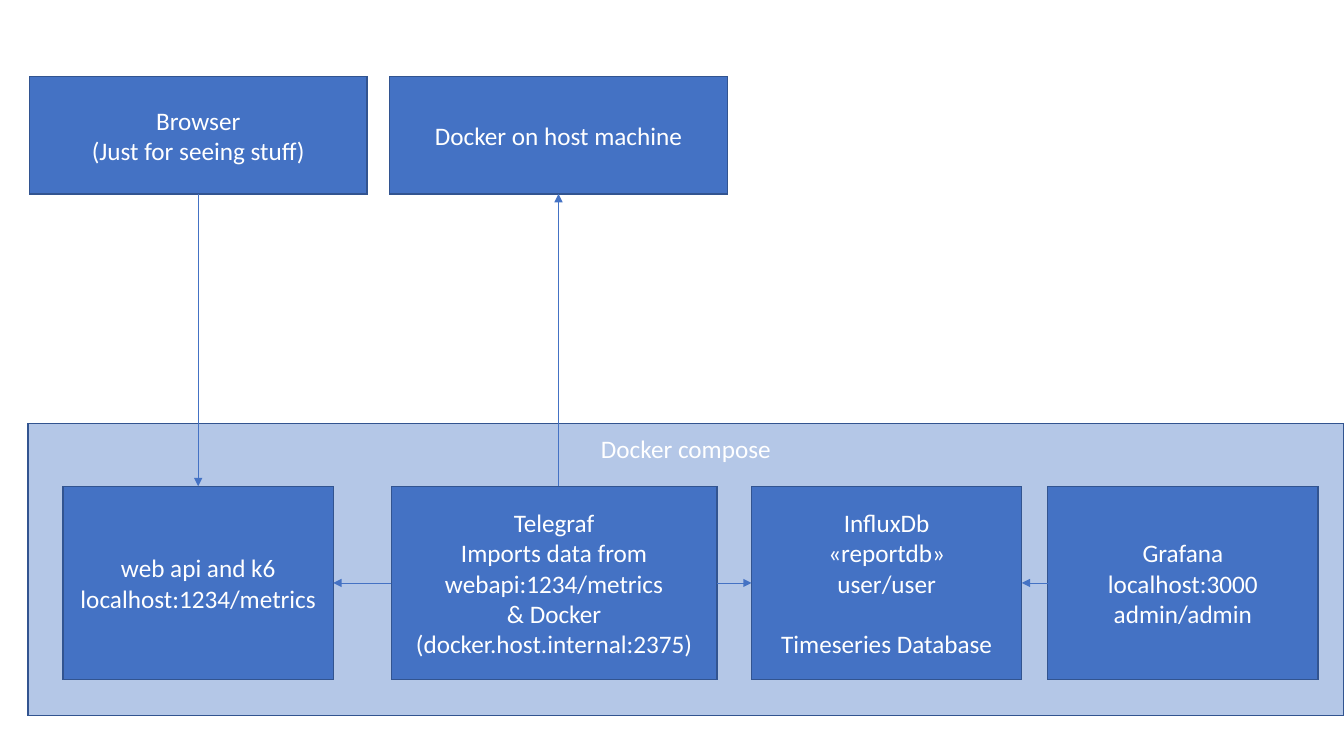
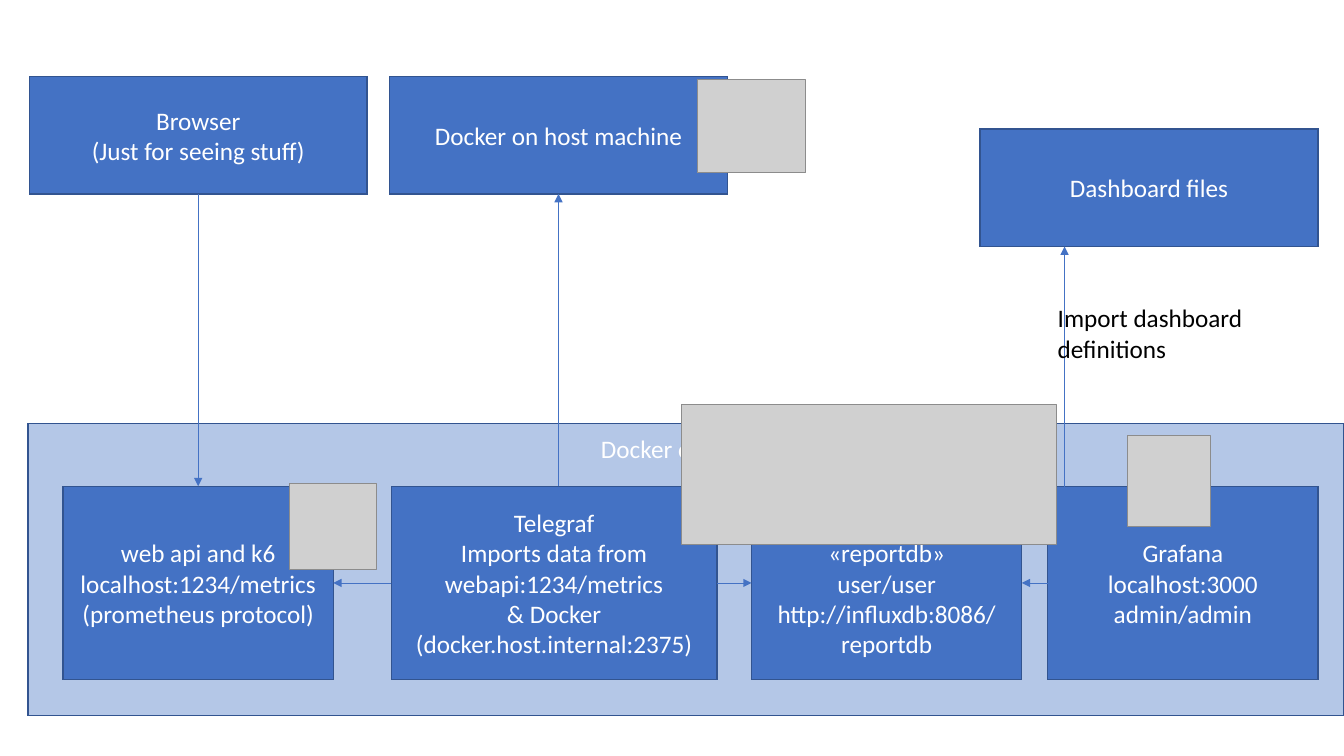
Before and after one commit to bjartnes/bounded-disturbances, a slide deck: slide 12 of Polly and Simmy workshop.pptm. Drawn at 1344x756 pixels with LibreOffice and Linux fonts; fonts in the diff are those of the drawing; grey boxes stand for pictures. Boxes give left, top, right and bottom in pixels: in the first picture for what was removed or moved away, otherwise in the second. Text is boxed around its words. In the diff, an @@ line names an element or a change of style, - is before the commit and + after.

```diff
--- a/Polly and Simmy workshop.pptm
+++ b/Polly and Simmy workshop.pptm
@@ picture added at [698, 80, 807, 172] @@
@@ rectangle added at [980, 129, 1318, 247], fill #4472C4, outline #325491 1 pt, 18 pt, text #FFFFFF @@
+Dashboard files
@@ arrow added from (1065, 600) to (1065, 247), #4472C4 0.5 pt @@
@@ text added at [1058, 307, 1243, 364], 18 pt, text #000000 @@
+Import dashboard definitions
@@ picture added at [682, 405, 1057, 544] @@
@@ picture added at [1128, 436, 1212, 526] @@
@@ picture added at [290, 483, 377, 569] @@
@@ text in rectangle at [82, 605, 313, 627]: paragraph added @@
+(prometheus protocol)
@@ text in rectangle at [778, 605, 996, 657]: text changed @@
-Timeseries Database
+http://influxdb:8086/reportdb
```
